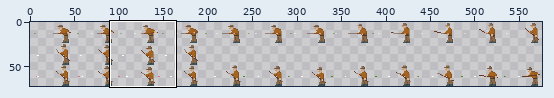
Two versions of one sprite sheet, resources/animations/pool_player.png. Above, an overview of the earlier version with the close-up marked.
Close-up. Old version:
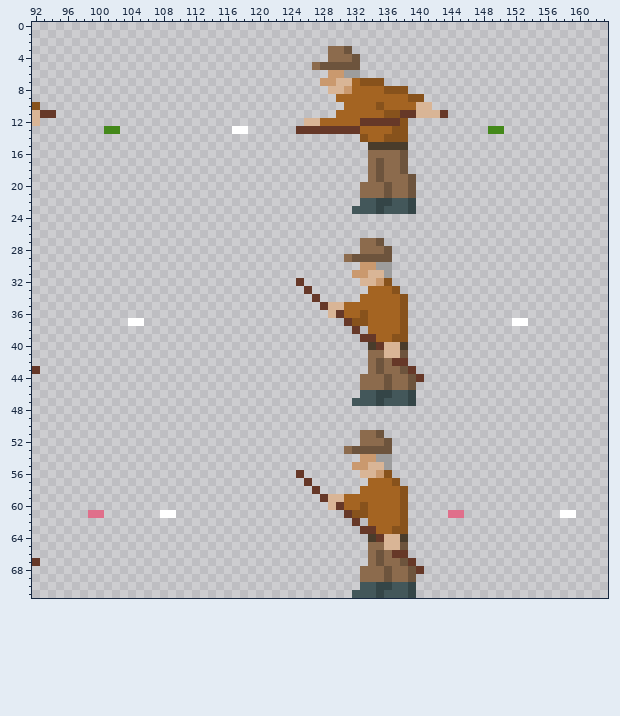
The file is 576x72 pixels. Colours within 5 levels of each other are drawn and written as one. Shown: x 92..163, y 0..71. The commit also changed other parts of the picture, which this record leaves out.
Now the later version:
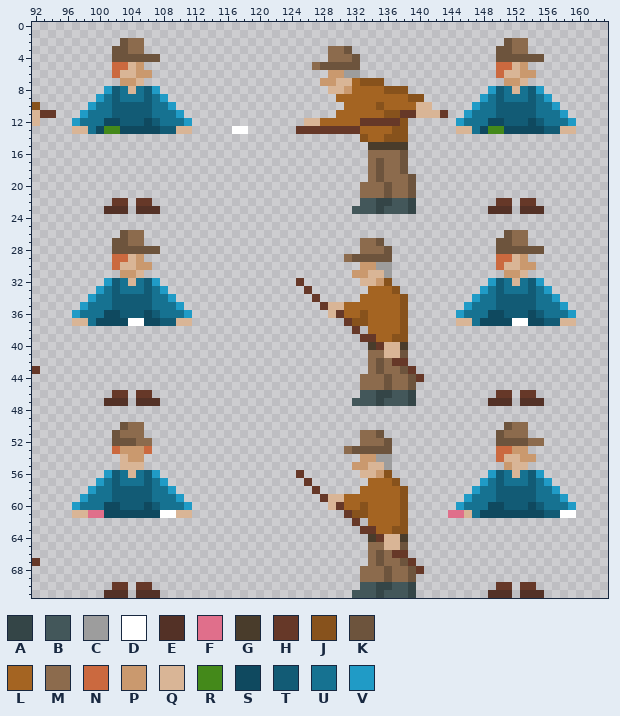
Palette (. is transparent): A #344547  B #43575a  C #9d9d9d  D #ffffff  E #533126  F #e06f8b  G #493c2b  H #663828  J #87521c  K #6d543d  L #a46422  M #8c6b4d  N #cb693f  P #ca996e  Q #d9b596  R #44891a  S #0f495f  T #125b75  U #167291  V #209bc6
The edit:
Changed rows in their new state; - is an unchanged pixel.
first column x 97:
 2 ------KMM---------------------------------------------KMM------
 3 -----KKMM--------------------------------------------KKMM------
 4 -----KKKKKK------------------------------------------KKKKKK----
 5 -----NNQP--------------------------------------------NNQP------
 6 -----NQQPP-------------------------------------------NQQPP-----
 7 ------PPQ---------------------------------------------PPQ------
 8 ----VTUQUTV-----------------------------------------VTUQUTV----
 9 ---VUTUUUTUV---------------------------------------VUTUUUTUV---
10 --VUUTTTTTUUV-------------------------------------VUUTTTTTUUV--
11 -VUUUTTTTTUUUV-----------------------------------VUUUTTTTTUUUV-
12 VUUUSSTTTSTUUUV---------------------------------VUUUSSTTTSTUUUV
13 QQUS--SSSSSTTQQ---------------------------------QQUS--SSSSSTTQQ
first column x 97:
22 -----HH-HH-------------------------------------------HH-HH-----
23 ----EEE-EEE-----------------------------------------EEE-EEE----
26 ------KMM---------------------------------------------KMM------
27 -----KKMM--------------------------------------------KKMM------
28 -----KKKKKK------------------------------------------KKKKKK----
29 -----NNQP--------------------------------------------NNQP------
30 -----NQQPP-------------------------------------------NQQPP-----
31 ------PPQ---------------------------------------------PPQ------
32 ----VTUQUTV-----------------------------------------VTUQUTV----
33 ---VUTUUUTUV---------------------------------------VUTUUUTUV---
34 --VUUTTTTTUUV-------------------------------------VUUTTTTTUUV--
35 -VUUUTTTTTUUUV-----------------------------------VUUUTTTTTUUUV-
36 VUUUSSTTTSTUUUV---------------------------------VUUUSSTTTSTUUUV
37 QQUSSSS--SSTTQQ---------------------------------QQUSSSS--SSTTQQ
first column x 97:
46 -----HH-HH-------------------------------------------HH-HH-----
47 ----EEE-EEE-----------------------------------------EEE-EEE----
50 ------KMM---------------------------------------------KMM------
51 -----KMMM--------------------------------------------KMMM------
52 -----KKKMM-------------------------------------------KKKKMM----
53 -----NPPPN-------------------------------------------NNPP------
54 ------QPP--------------------------------------------NQQPP-----
55 ------QQQ---------------------------------------------PQQ------
56 ----VTUQUTV-----------------------------------------VTUQUTV----
57 ---VUTUUUTUV---------------------------------------VUTUUUTUV---
58 --VUUTTTTTUUV-------------------------------------VUUTTTTTUUV--
59 -VUUUTTTTTUUUV-----------------------------------VUUUTTTTTUUUV-
60 VUUUSSTTTSTUUUV---------------------------------VUUUSSTTTSTUUUV
61 QQ--SSSSSSS--QQ----------------------------------QUSSSSSSSSTT--
first column x 101:
70 -HH-HH-------------------------------------------HH-HH-
71 EEE-EEE-----------------------------------------EEE-EEE
